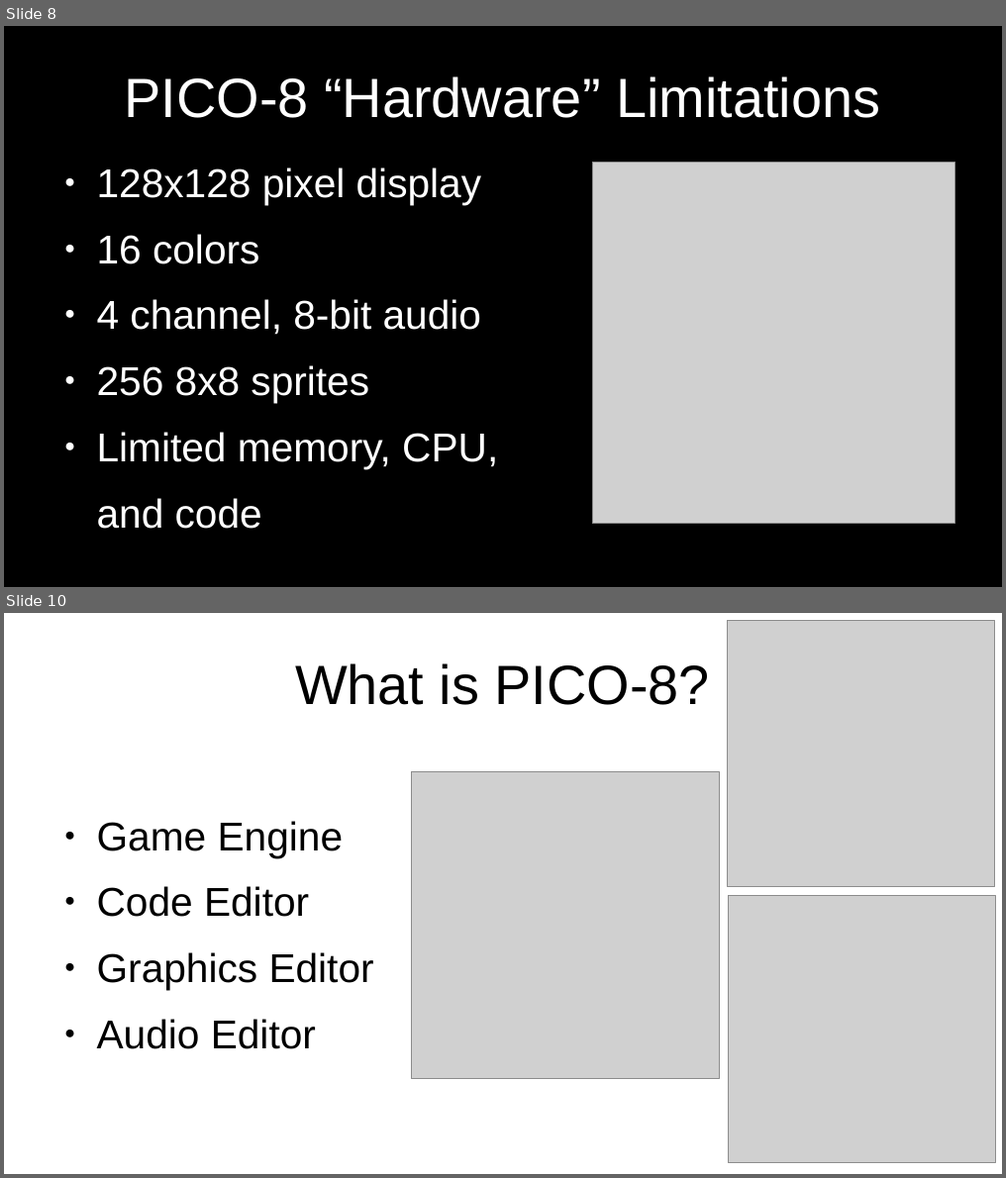
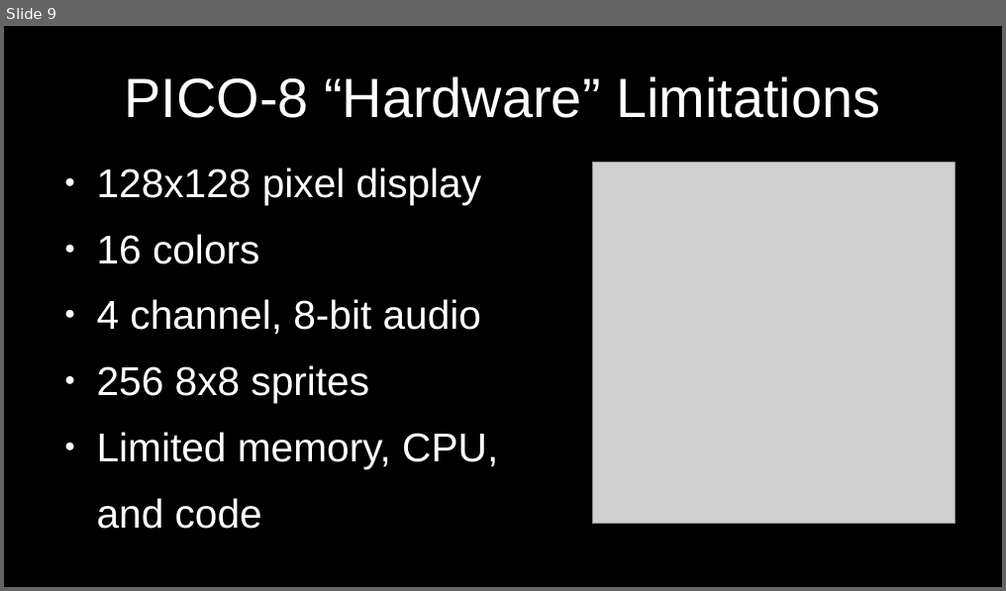
Before and after one commit to MiniMechMedia/pico8-games, a slide deck: carts/graphics-with-pico8/presentation/Graphics-With-PICO-8.odp. Shown one above the other, each under a label of ours: slides 8 and 10 before the commit, slide 9 after it; the slides between them are not shown. The pictures are 1006x1178 and 1006x591 pixels, drawn with LibreOffice and Linux fonts; fonts in the diff are those of the drawing; grey boxes stand for pictures. Boxes give left, top, right and bottom in pixels: in the first picture for what was removed or moved away, otherwise in the second. Text is boxed around its words. In the diff, an @@ line names an element or a change of style, - is before the commit and + after.

```diff
--- a/carts/graphics-with-pico8/presentation/Graphics-With-PICO-8.odp
+++ b/carts/graphics-with-pico8/presentation/Graphics-With-PICO-8.odp
@@ slide 10 removed at (4, 613, 1002, 1174), background #FFFFFF @@
@@ picture removed at (728, 620, 995, 887) @@
@@ title removed at (295, 663, 710, 705) @@
-What is PICO-8?
@@ picture removed at (412, 771, 720, 1079) @@
@@ text removed at (97, 821, 374, 1050) @@
-● Game Engine
-● Code Editor
-● Graphics Editor
-● Audio Editor
@@ picture removed at (729, 896, 996, 1163) @@
@@ what was slide 8 is now slide 9 @@
```
Also in this commit, not shown: 1 slide changed, 3 slides added, 6 other slides removed, 1 other file.
